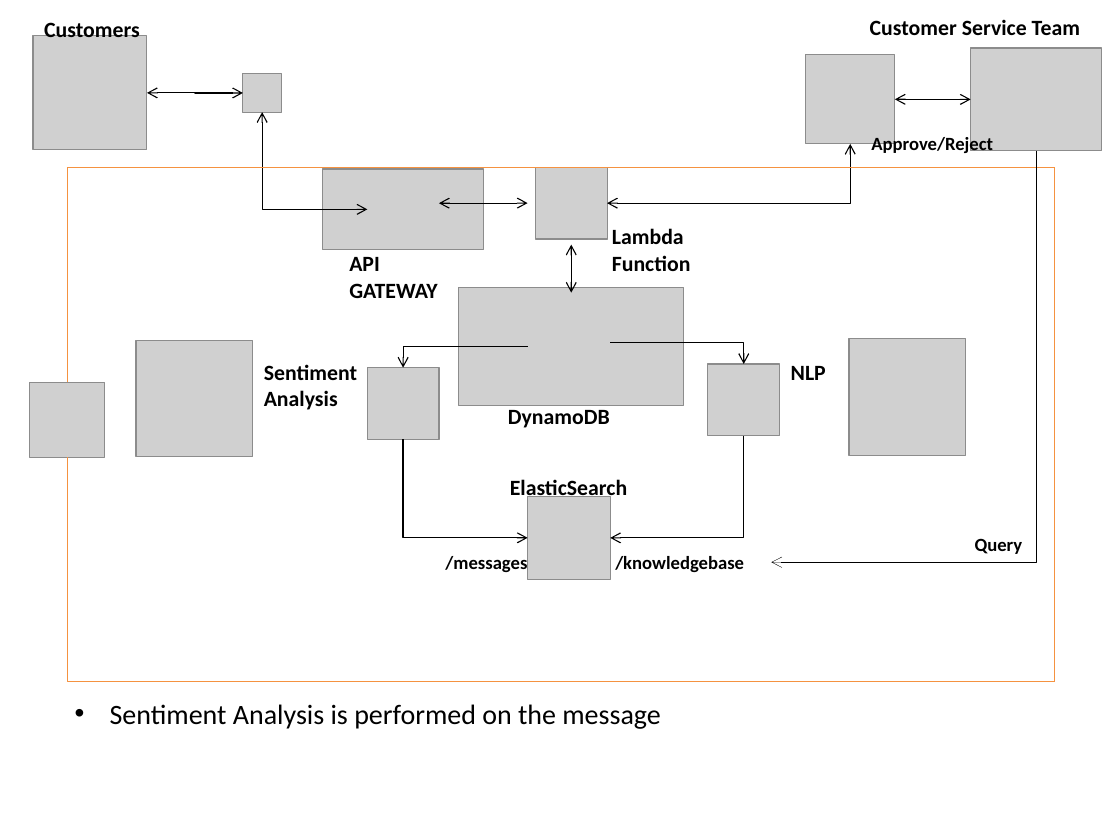
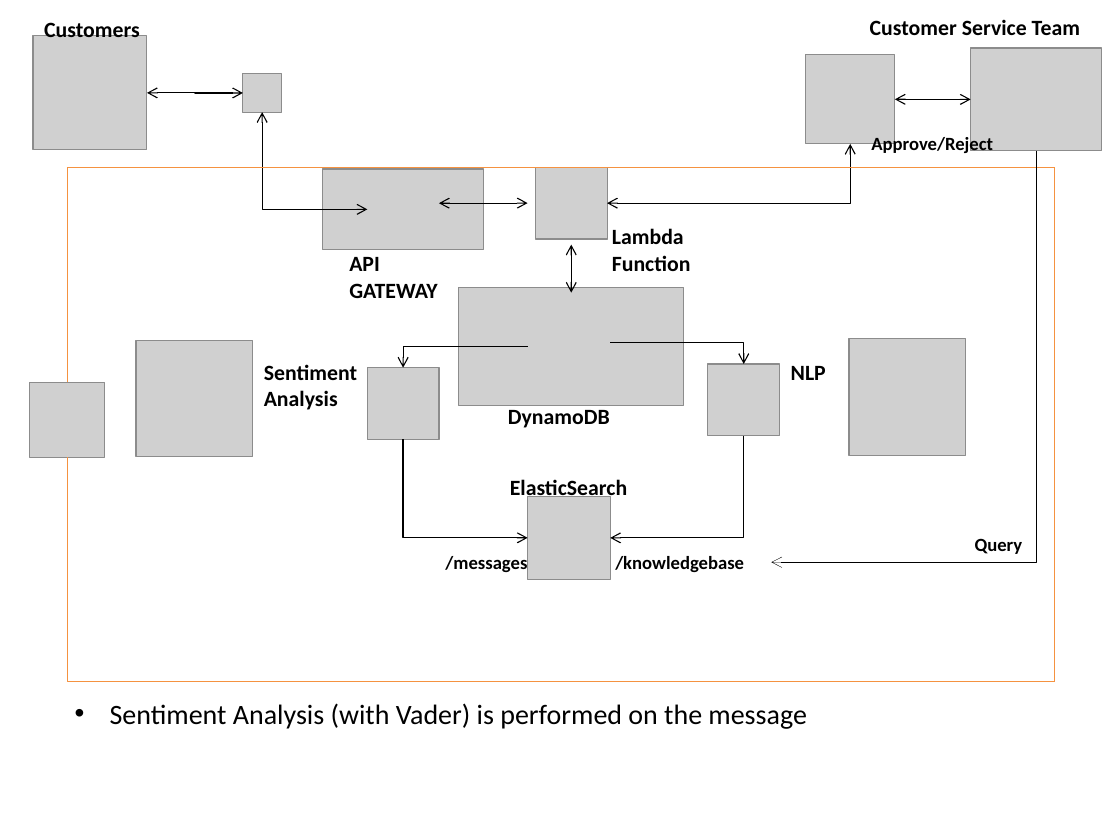
Before and after one commit to brianzy/presentations, a slide deck: slide 16 of 2018-01_chatbot/Presentation-ChatBot_Project.pptx. Drawn at 1120x840 pixels with LibreOffice and Linux fonts; fonts in the diff are those of the drawing; grey boxes stand for pictures. Boxes give left, top, right and bottom in pixels: in the first picture for what was removed or moved away, otherwise in the second. Text is boxed around its words. In the diff, an @@ line names an element or a change of style, - is before the commit and + after.

```diff
--- a/2018-01_chatbot/Presentation-ChatBot_Project.pptx
+++ b/2018-01_chatbot/Presentation-ChatBot_Project.pptx
@@ text at <box>110,703,806,729</box>: text changed @@
-• Sentiment Analysis is performed on the message
+• Sentiment Analysis (with Vader) is performed on the message
```
Also in this commit, not shown: 5 other slides changed, 2 slides added, 1 other file.
